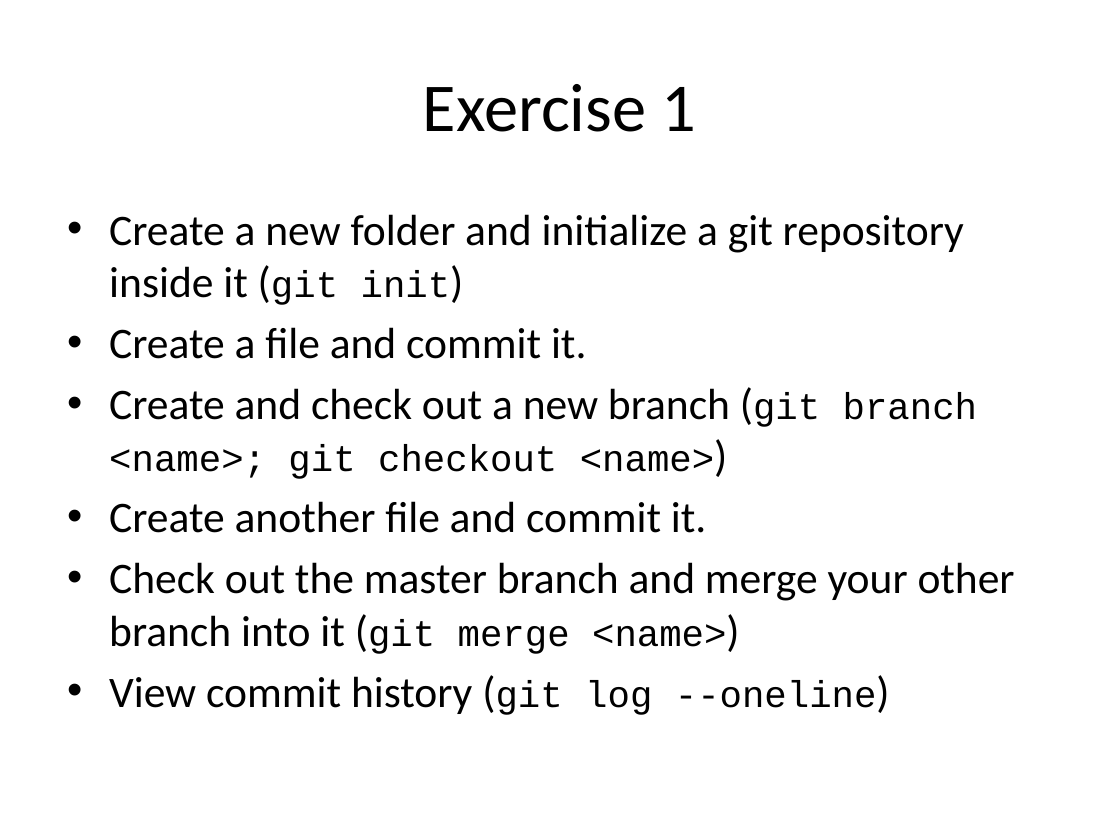
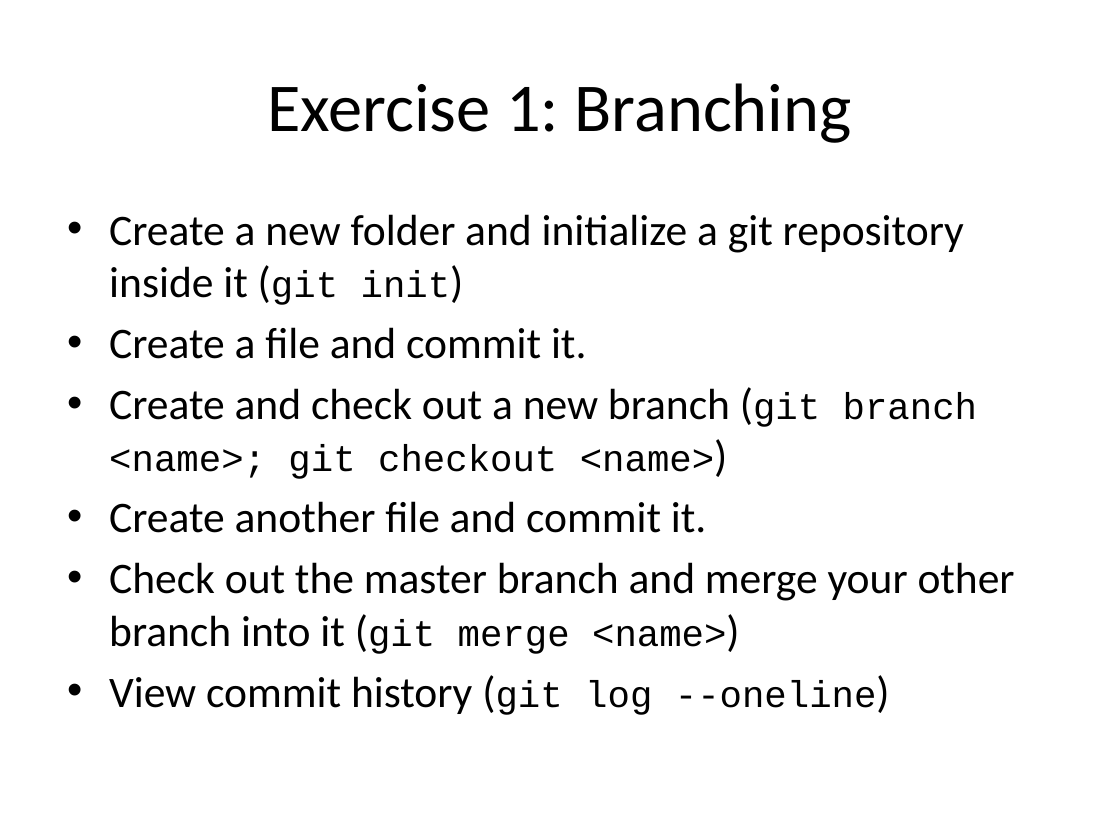
Before and after one commit to nuitrcs/intermediate-git-workshop, a slide deck: slide 4 of Intermediate Git and GitHub.pptx. Drawn at 1120x840 pixels with LibreOffice and Linux fonts; fonts in the diff are those of the drawing; background and template pictures are left out. Boxes give left, top, right and bottom in pixels: in the first picture for what was removed or moved away, otherwise in the second. Text is boxed around its words. In the diff, an @@ line names an element or a change of style, - is before the commit and + after.

```diff
--- a/Intermediate Git and GitHub.pptx
+++ b/Intermediate Git and GitHub.pptx
@@ title at bbox=[267, 83, 852, 143]: text changed @@
-Exercise 1
+Exercise 1: Branching
```
Also in this commit, not shown: 2 other slides changed, 12 slides added.
